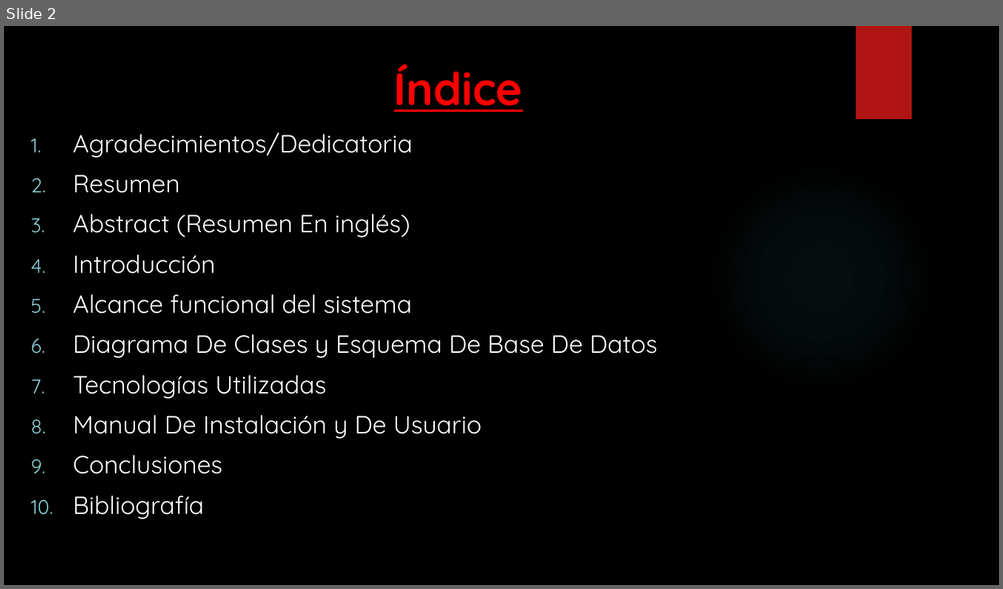
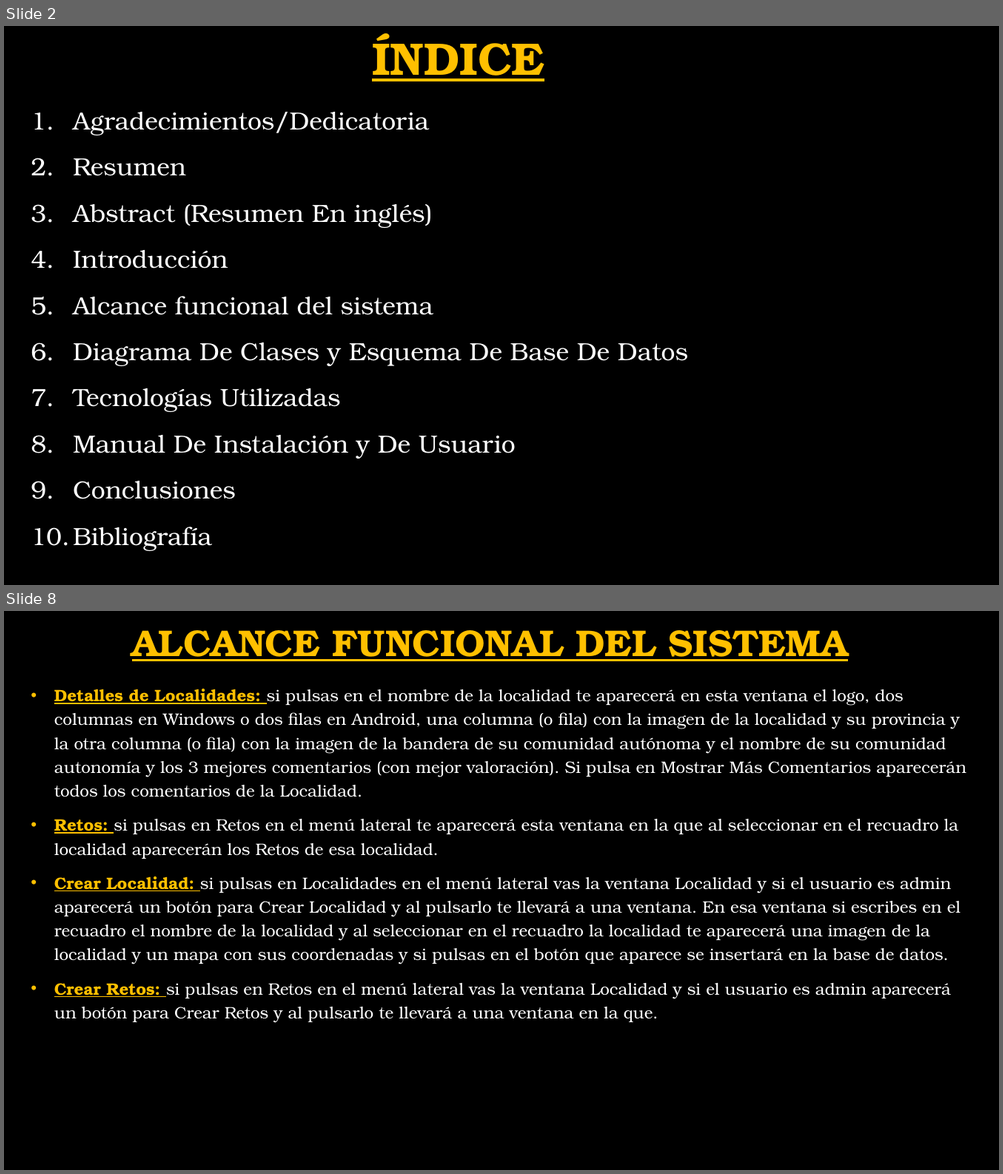
Before and after one commit to Fleon02/VolandoVoy, a slide deck: Presentación Trabajo Fin De Grado David Corredor Miguel, Antonio Castillo y Francisco Leon.pptx. Shown one above the other, each under a label of ours: slide 2 before the commit, slides 2 and 8 after it; the slides between them are not shown. The pictures are 1003x589 and 1003x1174 pixels, drawn with LibreOffice and Linux fonts; fonts in the diff are those of the drawing; background and template pictures are left out. Boxes give left, top, right and bottom in pixels: in the first picture for what was removed or moved away, otherwise in the second. Text is boxed around its words. In the diff, an @@ line names an element or a change of style, - is before the commit and + after.

```diff
--- a/Presentación Trabajo Fin De Grado David Corredor Miguel, Antonio Castillo y Francisco Leon.pptx
+++ b/Presentación Trabajo Fin De Grado David Corredor Miguel, Antonio Castillo y Francisco Leon.pptx
@@ slide 8 added at <box>4,611,999,1170</box>, background picture (left out) @@
@@ title added at <box>132,630,848,661</box>, 36 pt, text #FFC000, bold, underline @@
+ALCANCE FUNCIONAL DEL SISTEMA
@@ text added at <box>54,689,966,1022</box>, 16 pt, text #FFFFFF @@
+• Detalles de Localidades: si pulsas en el nombre de la localidad te aparecerá en esta ventana el logo, dos columnas en Windows o dos filas en Android, una columna (o fila) con la imagen de la localidad y su provincia y la otra columna (o fila) con la imagen de la bandera de su comunidad autónoma y el nombre de su comunidad autonomía y los 3 mejores comentarios (con mejor valoración). Si pulsa en Mostrar Más Comentarios aparecerán todos los comentarios de la Localidad.
+• Retos: si pulsas en Retos en el menú lateral te aparecerá esta ventana en la que al seleccionar en el recuadro la localidad aparecerán los Retos de esa localidad.
+• Crear Localidad: si pulsas en Localidades en el menú lateral vas la ventana Localidad y si el usuario es admin aparecerá un botón para Crear Localidad y al pulsarlo te llevará a una ventana. En esa ventana si escribes en el recuadro el nombre de la localidad y al seleccionar en el recuadro la localidad te aparecerá una imagen de la localidad y un mapa con sus coordenadas y si pulsas en el botón que aparece se insertará en la base de datos.
+• Crear Retos: si pulsas en Retos en el menú lateral vas la ventana Localidad y si el usuario es admin aparecerá un botón para Crear Retos y al pulsarlo te llevará a una ventana en la que.
@@ slide 2 changed as well @@
@@ title at <box>372,33,544,82</box>: text changed; font Quicksand to TeX Gyre Bonum; text colour #FF0000 to #FFC000 @@
-Índice
+ÍNDICE
@@ rectangle removed at <box>855,26,911,119</box> @@
@@ text "Agradecimientos/Dedicatoria": place and size @@
-text "Agradecimientos/Dedicatoria" at <box>73,133,657,520</box>
+text "Agradecimientos/Dedicatoria" at <box>73,112,688,551</box>
@@ text "Agradecimientos/Dedicatoria" at <box>73,112,688,551</box>: font Quicksand to TeX Gyre Bonum; line spacing 1 to 1.2 @@
```
Also in this commit, not shown: 13 other slides changed, 8 other slides added, 2 slides removed, 1 other file.
